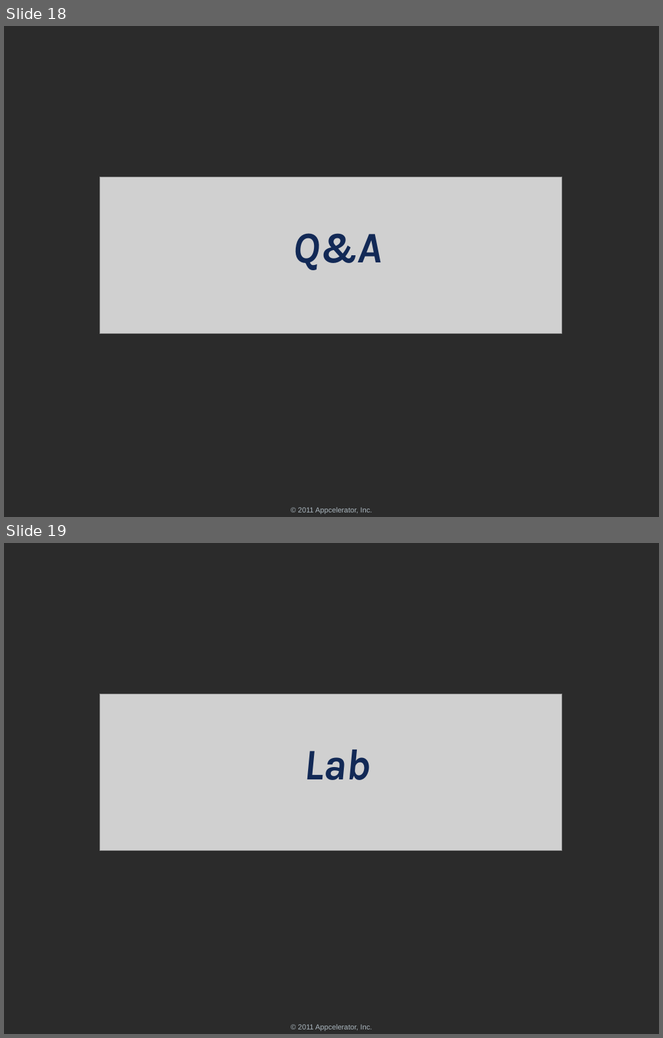
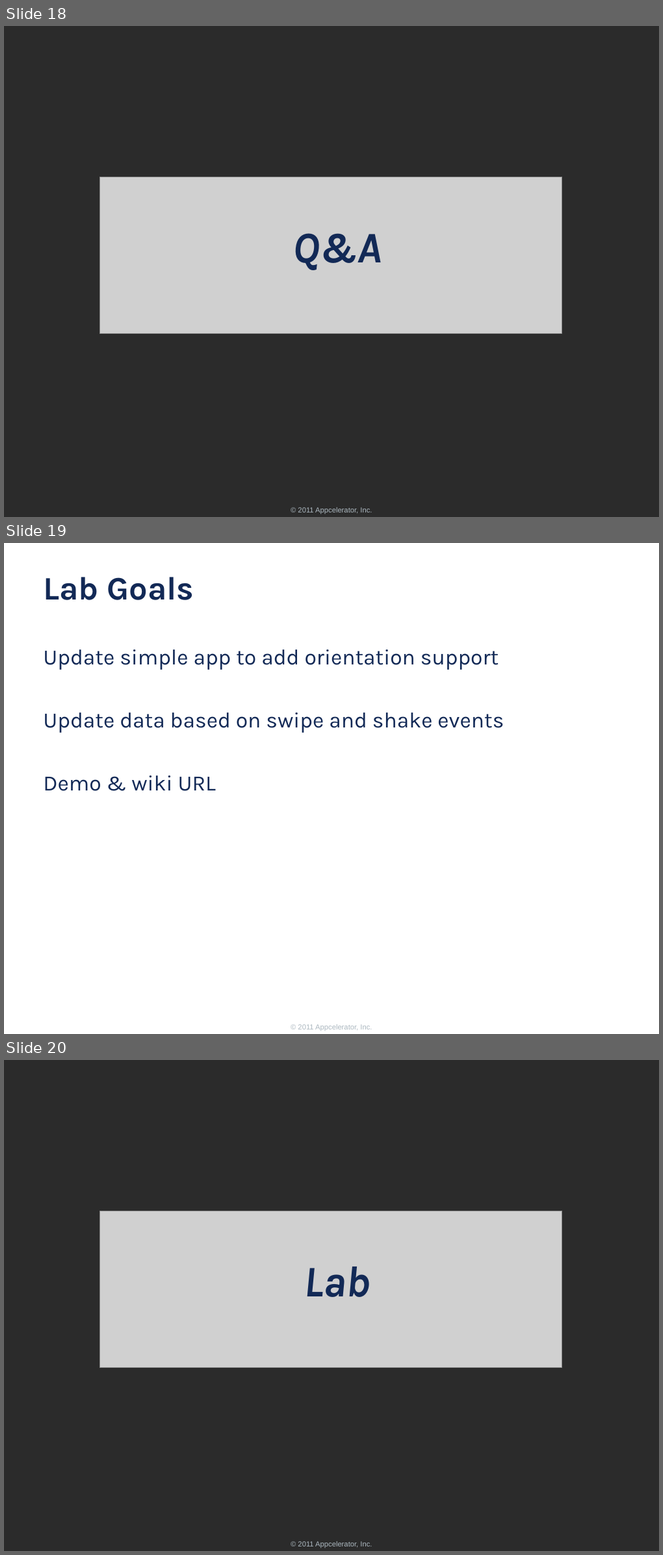
Before and after one commit to appcelerator-forks/appcelerator-training.tcmd_certification, a slide deck: 325.pptx. Shown one above the other, each under a label of ours: slides 18 and 19 before the commit, slides 18, 19 and 20 after it. The pictures are 663x1038 and 663x1555 pixels, drawn with LibreOffice and Linux fonts; fonts in the diff are those of the drawing; grey boxes stand for pictures; background and template pictures are left out; a plain dark background stands for a picture behind light text. Boxes give left, top, right and bottom in pixels: in the first picture for what was removed or moved away, otherwise in the second. Text is boxed around its words. In the diff, an @@ line names an element or a change of style, - is before the commit and + after.

```diff
--- a/325.pptx
+++ b/325.pptx
@@ slide 19 added at (x1=4, y1=543, x2=659, y2=1034), background #FFFFFF; not listed: 1 template element that a slide beside it also shows @@
@@ title added at (x1=43, y1=577, x2=194, y2=600), 36 pt, text #122956, bold @@
+Lab Goals
@@ text added at (x1=43, y1=650, x2=504, y2=791), 24 pt, text #122956 @@
+Update simple app to add orientation support
+Update data based on swipe and shake events
+Demo & wiki URL
@@ what was slide 19 is now slide 20 @@
```
Also in this commit, not shown: 1 slide changed, 4 other files.
